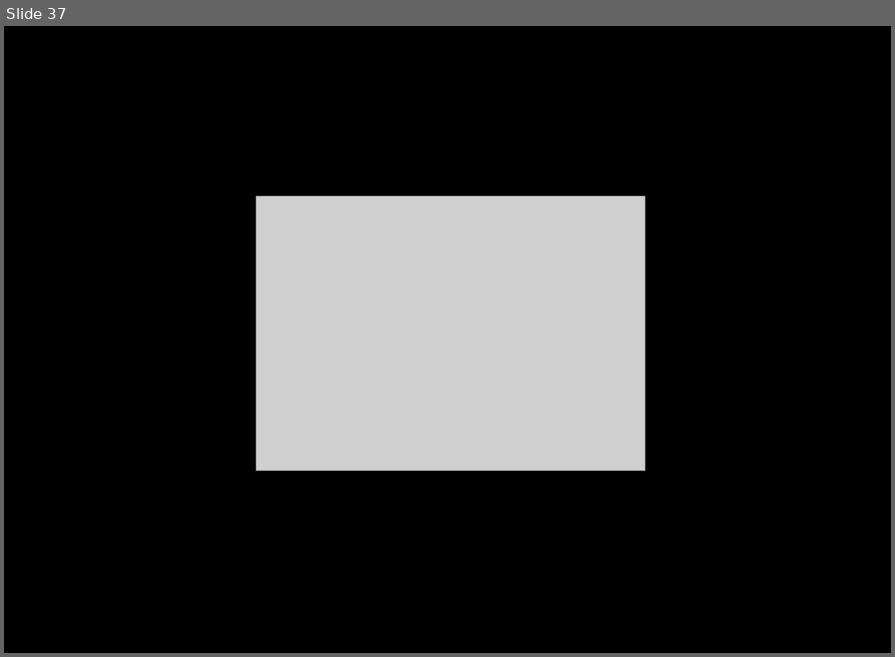
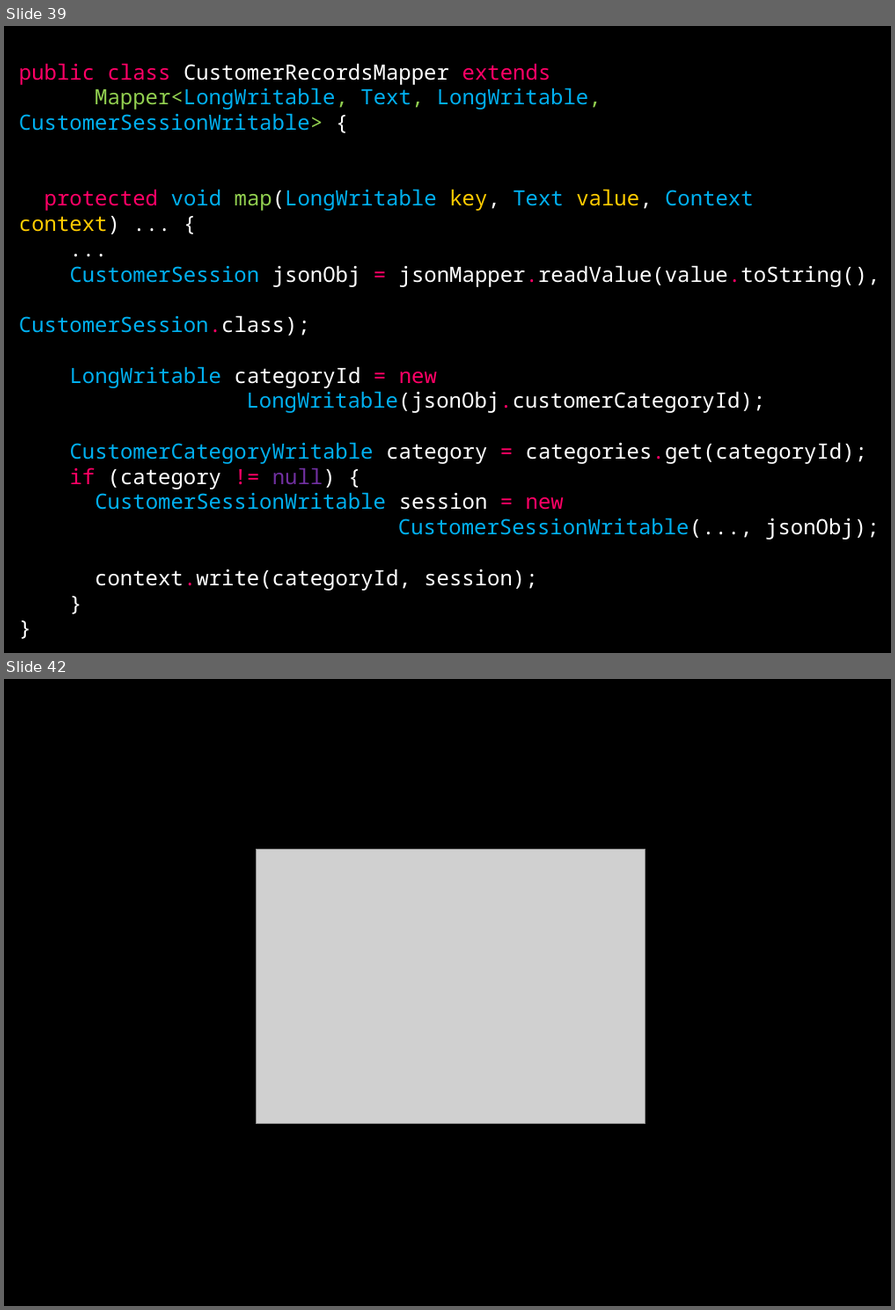
Before and after one commit to dzamurovic/coding-serbia-2014, a slide deck: coding-serbia.pptx. Shown one above the other, each under a label of ours: slide 37 before the commit, slides 39 and 42 after it; the slides between them are not shown. The pictures are 895x657 and 895x1310 pixels, drawn with LibreOffice and Linux fonts; fonts in the diff are those of the drawing; grey boxes stand for pictures. Boxes give left, top, right and bottom in pixels: in the first picture for what was removed or moved away, otherwise in the second. Text is boxed around its words. In the diff, an @@ line names an element or a change of style, - is before the commit and + after.

```diff
--- a/coding-serbia.pptx
+++ b/coding-serbia.pptx
@@ slide 39 added at box(4, 26, 891, 653), background #000000 @@
@@ rectangle added at box(4, 26, 891, 578), fill #000000, outline #000000 2 pt, 20 pt, text #FFFFFF @@
+public class CustomerRecordsMapper extends
+Mapper<LongWritable, Text, LongWritable, CustomerSessionWritable> {
+protected void map(LongWritable key, Text value, Context context) ... {
+...
+CustomerSession jsonObj = jsonMapper.readValue(value.toString(), CustomerSession.class);
+LongWritable categoryId = new LongWritable(jsonObj.customerCategoryId);
+CustomerCategoryWritable category = categories.get(categoryId);
+if (category != null) {
+CustomerSessionWritable session = new
+CustomerSessionWritable(..., jsonObj);
+context.write(categoryId, session);
+}
+}
@@ what was slide 37 is now slide 42 @@
```
Also in this commit, not shown: 4 slides changed, 4 other slides added.
